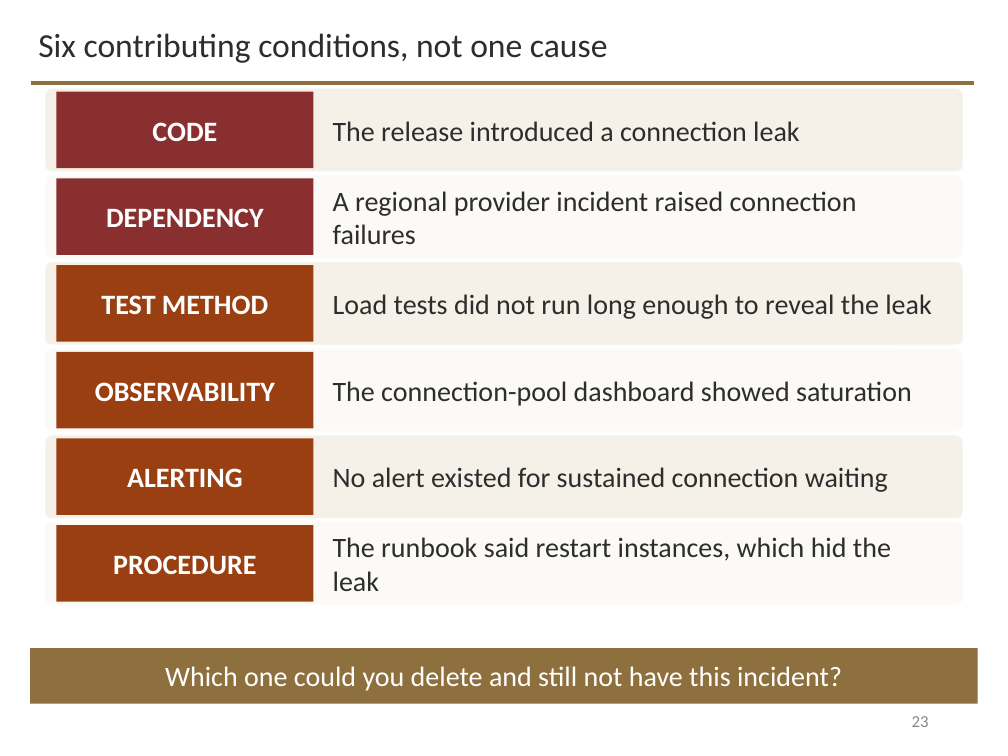
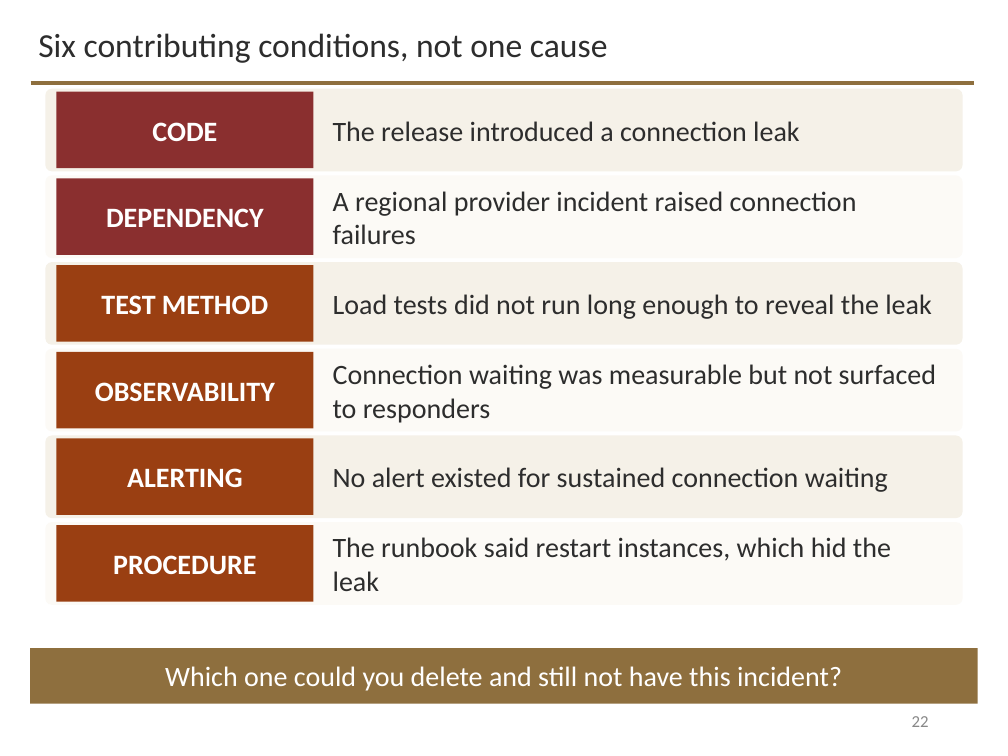
Before and after one commit to davisjam/model-based-agentic-software-engineering, a slide deck: slide 22 of course/lectures/act-3-software-in-the-world/06-operations-and-sre/3-6-Operations-and-SRE.pptx (slide 23 before the commit). Drawn at 1008x756 pixels with LibreOffice and Linux fonts; fonts in the diff are those of the drawing; background and template pictures are left out. Boxes give left, top, right and bottom in pixels: in the first picture for what was removed or moved away, otherwise in the second. Text is boxed around its words. In the diff, an @@ line names an element or a change of style, - is before the commit and + after.

```diff
--- a/course/lectures/act-3-software-in-the-world/06-operations-and-sre/3-6-Operations-and-SRE.pptx
+++ b/course/lectures/act-3-software-in-the-world/06-operations-and-sre/3-6-Operations-and-SRE.pptx
@@ text at <box>333,364,936,423</box>: text changed @@
-The connection-pool dashboard showed saturation
+Connection waiting was measurable but not surfaced to responders
@@ page number at <box>912,716,929,727</box>: text changed @@
-23
+22
```
Also in this commit, not shown: 2 other slides changed.
